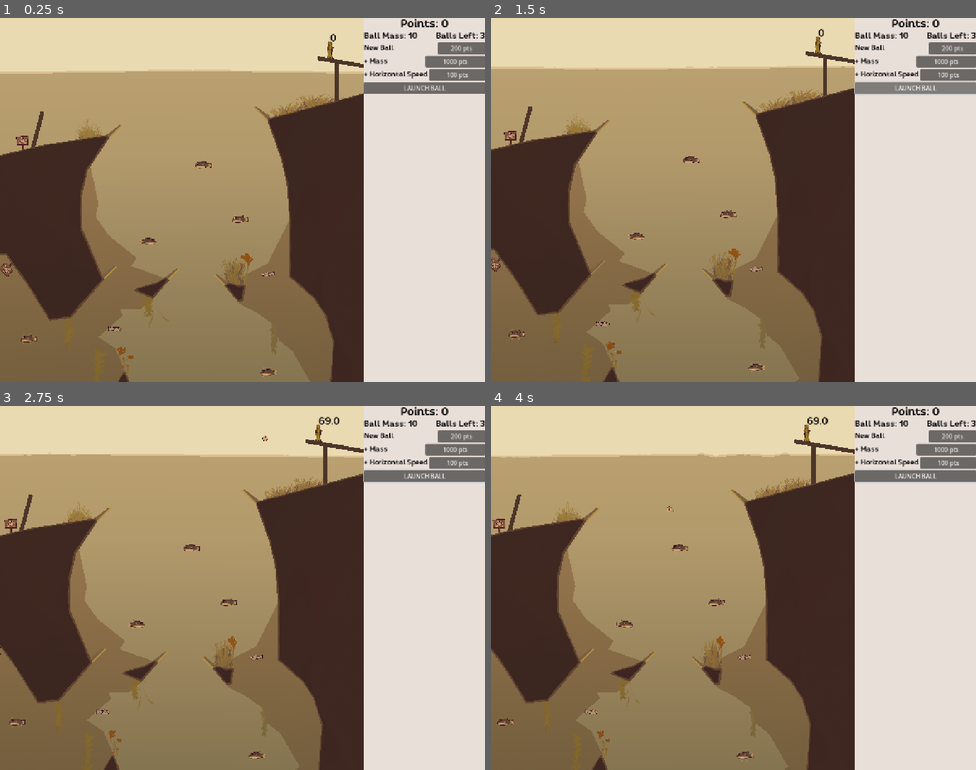
Above: before the commit, frames 1-4 (two rows, left to right).
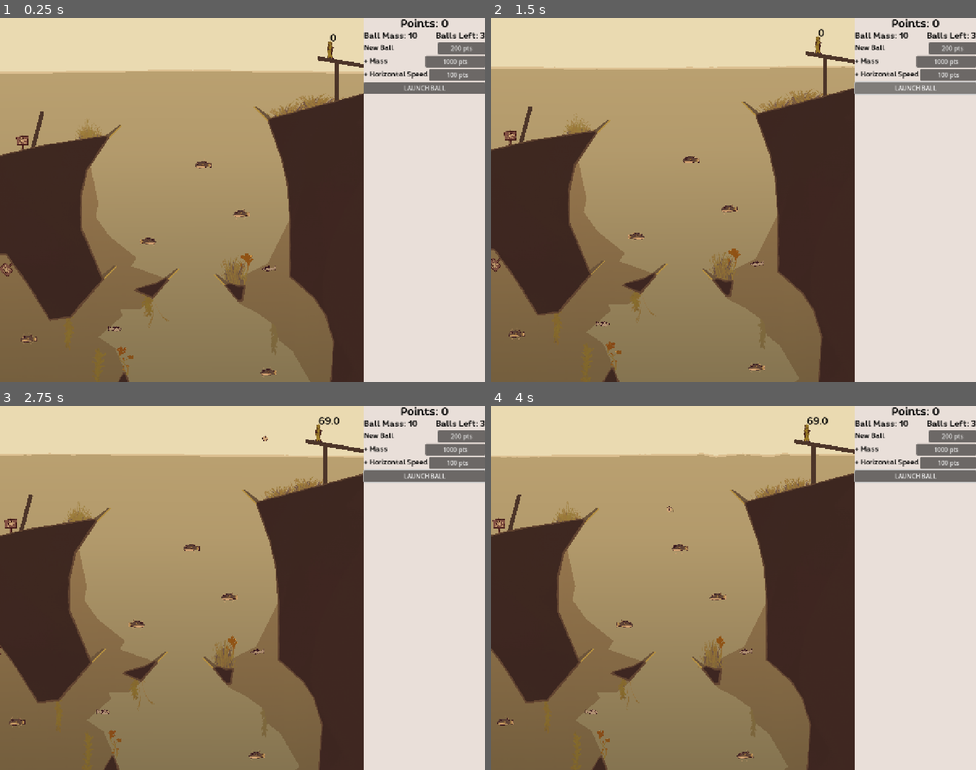
Above: after the commit, the same moments.

Repository: AlexSabetti/pinballgamedanglingpointers
Game: Godot game, scene res://Scenes/Levels/dev_level.tscn
Same seed, same stepped clock (60 frames per second), same inputs: the game is played once before the commit and once after it.
Inputs (mouse positions are in pixels of both pictures, inside the frame that each line leads up to):
- Up to frame 1 (0.25 s): no input
- Up to frame 2 (1.5 s): click "LAUNCH BALL" at 0.5 s; click "LAUNCH BALL" at 1.25 s
- Up to frame 3 (2.75 s): tap Enter (ui_accept) at 2, 2.27 s; move the mouse to (349, 569) at 2.02 s; hold D (move_right) from 2.03 s (still down); right-click (349, 569) at 2.1 s
- Up to frame 4 (4 s): move the mouse to (636, 606) at 2.77 s; release D (move_right) at 2.78 s; hold A (move_left) 2.78-3.53 s; tap R (return_ball) at 2.85 s; tap Enter (ui_accept) at 3.02 s; move the mouse to (782, 507) at 3.52 s; hold D (move_right) from 3.53 s (still down); right-click (782, 507) at 3.6 s

The runs differ from the first frame. In frame 1, 0.2% of the frame differs, in the area x 0-57%, y 32-71%; in frame 2, 0.2%, in the area x 0-57%, y 30-70%; in frame 3, 0.2%; in frame 4, 0.2%.

Commit message:
added ambient underwater sounds
I added ambient underwater sounds

Diff:
--- a/Scenes/Entities/collectable.tscn
+++ b/Scenes/Entities/collectable.tscn
@@ -24,10 +24,6 @@
 collision_mask = 2
 script = ExtResource("1_yicvy")
 idleSpriteFrames = ExtResource("4_nayn7")
-flip_sprite_horizontally = null
-respawn_time = null
-collision_capsule_radius = null
-collision_capsule_height = null
 
 [node name="CollisionShape2D" type="CollisionShape2D" parent="."]
 position = Vector2(0, -3.8147e-06)
--- a/Scenes/Entities/paddle.tscn
+++ b/Scenes/Entities/paddle.tscn
@@ -45,7 +45,9 @@
 mesh = SubResource("SphereMesh_siir1")
 
 [node name="RightPaddlePoly" type="Polygon2D" parent="Origin/RigidBody2D"]
+visible = false
 clip_children = 2
+color = Color(0.881937, 0.881937, 0.881937, 1)
 texture = ExtResource("3_uj2xe")
 polygon = PackedVector2Array(0, -8, 64, -8, 59, 0, 0, 8, -8, 0)
 
@@ -55,7 +57,9 @@
 polygon = PackedVector2Array(0, 10, 62, 10, 64, 6, 0, 6)
 
 [node name="LeftPaddlePoly" type="Polygon2D" parent="Origin/RigidBody2D"]
+visible = false
 clip_children = 2
+color = Color(0.882353, 0.882353, 0.882353, 1)
 texture = ExtResource("3_uj2xe")
 polygon = PackedVector2Array(0, -8, 59, 0, 64, 8, 0, 8, -8, 0)
 
--- a/Scenes/Levels/dev_level.tscn
+++ b/Scenes/Levels/dev_level.tscn
@@ -21,6 +21,7 @@
 [ext_resource type="Texture2D" uid="uid://h5xaii5b01rn" path="res://Resources/Textures/Sprites/Reeds2_b1.png" id="13_kaktk"]
 [ext_resource type="Texture2D" uid="uid://cr84gnmxdj4jc" path="res://Resources/Textures/Sprites/Reeds1_a1.png" id="13_qxfwy"]
 [ext_resource type="Texture2D" uid="uid://dnkpvg165c0b7" path="res://Resources/Textures/Sprites/SeaWeeds2_b1.png" id="13_vgw4k"]
+[ext_resource type="Material" uid="uid://7f3ychffrmmt" path="res://Resources/Shaders/SM_Wobble.tres" id="14_pjrf1"]
 [ext_resource type="Texture2D" uid="uid://ba1tbvsj0loda" path="res://Resources/Textures/Sprites/SeaWeeds1_a1.png" id="16_gy3wk"]
 [ext_resource type="PackedScene" uid="uid://b4r1olpwnewxr" path="res://Scenes/Entities/ball_launcher.tscn" id="16_jioky"]
 [ext_resource type="Texture2D" uid="uid://cbxiu77qbhkf8" path="res://Resources/Textures/Sprites/DeathSign_a1.png" id="17_hxoqt"]
@@ -29,6 +30,7 @@
 [ext_resource type="Script" uid="uid://rimwsdd30id1" path="res://Scripts/PolygonOutline.gd" id="20_pjpdp"]
 [ext_resource type="Material" uid="uid://de1yuqmsp7g5w" path="res://Resources/Shaders/SM_LineWobble.tres" id="21_vkjbn"]
 [ext_resource type="Texture2D" uid="uid://cypk54ev7p6xo" path="res://Resources/Textures/Sprites/PencileLine1_c1.png" id="30_pjrf1"]
+[ext_resource type="AudioStream" uid="uid://cdshpcwy5cvum" path="res://Resources/Sounds/UnderwaterAmbience_loop.wav" id="31_bp8uw"]
 
 [sub_resource type="ShaderMaterial" id="ShaderMaterial_gy3wk"]
 shader = ExtResource("1_wci8a")
@@ -40,7 +42,7 @@
 size = Vector2(916.25, 919.5)
 
 [sub_resource type="RectangleShape2D" id="RectangleShape2D_pjrf1"]
-size = Vector2(348.25, 1994.5)
+size = Vector2(260.25, 1994.5)
 
 [sub_resource type="RectangleShape2D" id="RectangleShape2D_bp8uw"]
 size = Vector2(280.5, 1986.5)
@@ -244,23 +246,27 @@
 polygon = PackedVector2Array(0, 0, 2144, 0, 2144, 3376, 0, 3376)
 
 [node name="Sprite2D" type="Sprite2D" parent="."]
+material = ExtResource("14_pjrf1")
 position = Vector2(-16, 348)
 scale = Vector2(0.114176, 0.114176)
 texture = ExtResource("17_hxoqt")
 
 [node name="Sprite2D2" type="Sprite2D" parent="."]
+material = ExtResource("14_pjrf1")
 position = Vector2(-60, 720)
 rotation = -2.35619
 scale = Vector2(0.114176, 0.114176)
 texture = ExtResource("17_hxoqt")
 
 [node name="Sprite2D3" type="Sprite2D" parent="."]
+material = ExtResource("14_pjrf1")
 position = Vector2(-648, 1920)
 rotation = -0.261799
 scale = Vector2(0.114176, 0.114176)
 texture = ExtResource("17_hxoqt")
 
 [node name="Sprite2D4" type="Sprite2D" parent="."]
+material = ExtResource("14_pjrf1")
 position = Vector2(-640, 976)
 rotation = 0.261799
 scale = Vector2(0.114176, 0.114176)
@@ -435,7 +441,7 @@
 position = Vector2(-846, 1760)
 
 [node name="CollisionShape2D" parent="Entities/DeathVolume4" index="0"]
-position = Vector2(95.875, -66.75)
+position = Vector2(51.875, -66.75)
 shape = SubResource("RectangleShape2D_pjrf1")
 
 [node name="DeathVolume5" parent="Entities" instance=ExtResource("5_qxfwy")]
@@ -537,7 +543,7 @@
 position = Vector2(512, 416)
 
 [node name="Bumper4" parent="Entities" instance=ExtResource("3_5de3p")]
-position = Vector2(620, 576)
+position = Vector2(624, 560)
 
 [node name="Bumper3" parent="Entities" instance=ExtResource("3_5de3p")]
 position = Vector2(704, 1024)
@@ -555,63 +561,45 @@
 [node name="Bumper7" parent="Entities" instance=ExtResource("3_5de3p")]
 position = Vector2(128, 2048)
 flip_sprite_horizontally = true
+
+[node name="Bumper9" parent="Entities" instance=ExtResource("3_5de3p")]
+position = Vector2(736, 2208)
 
 [node name="Collectable" parent="Entities" instance=ExtResource("8_2yaf2")]
 position = Vector2(256, 896)
 flip_sprite_horizontally = true
 point_value = 20
-respawn_time = 5.0
-collision_capsule_radius = 3.0
-collision_capsule_height = 10.0
 
 [node name="Collectable5" parent="Entities" instance=ExtResource("8_2yaf2")]
 position = Vector2(-224, 1472)
 flip_sprite_horizontally = true
 point_value = 20
-respawn_time = 5.0
-collision_capsule_radius = 3.0
-collision_capsule_height = 10.0
 
 [node name="Collectable7" parent="Entities" instance=ExtResource("8_2yaf2")]
 position = Vector2(152, 1420)
-flip_sprite_horizontally = false
 point_value = 20
-respawn_time = 5.0
-collision_capsule_radius = 3.0
-collision_capsule_height = 10.0
 
 [node name="Collectable8" parent="Entities" instance=ExtResource("8_2yaf2")]
 position = Vector2(484, 1185)
 flip_sprite_horizontally = true
 point_value = 20
-respawn_time = 5.0
-collision_capsule_radius = 3.0
-collision_capsule_height = 10.0
 
 [node name="Collectable6" parent="Entities" instance=ExtResource("8_2yaf2")]
-position = Vector2(704, 736)
-flip_sprite_horizontally = false
+position = Vector2(708, 720)
 point_value = 20
-respawn_time = 5.0
-collision_capsule_radius = 3.0
-collision_capsule_height = 10.0
 
 [node name="Collectable2" parent="Entities" instance=ExtResource("8_2yaf2")]
 position = Vector2(-64, 1088)
 idleSpriteFrames = ExtResource("11_v1g1s")
-flip_sprite_horizontally = false
 point_value = 40
 respawn_time = 8.0
-collision_capsule_radius = 3.0
 collision_capsule_height = 15.0
 
 [node name="Collectable4" parent="Entities" instance=ExtResource("8_2yaf2")]
 position = Vector2(896, 1984)
 idleSpriteFrames = ExtResource("11_v1g1s")
-flip_sprite_horizontally = false
 point_value = 40
 respawn_time = 8.0
-collision_capsule_radius = 3.0
 collision_capsule_height = 15.0
 
 [node name="Collectable3" parent="Entities" instance=ExtResource("8_2yaf2")]
@@ -620,7 +608,14 @@
 flip_sprite_horizontally = true
 point_value = 40
 respawn_time = 8.0
-collision_capsule_radius = 3.0
+collision_capsule_height = 15.0
+
+[node name="Collectable9" parent="Entities" instance=ExtResource("8_2yaf2")]
+position = Vector2(-540, 1728)
+idleSpriteFrames = ExtResource("11_v1g1s")
+flip_sprite_horizontally = true
+point_value = 40
+respawn_time = 8.0
 collision_capsule_height = 15.0
 
 [node name="Geometry" type="Node2D" parent="."]
@@ -749,7 +744,7 @@
 [node name="StaticPolygon2D2" type="StaticBody2D" parent="Geometry"]
 
 [node name="CollisionPolygon2D" type="CollisionPolygon2D" parent="Geometry/StaticPolygon2D2"]
-polygon = PackedVector2Array(-136, 399, 37.2097, 357.301, 23 …(139 unchanged characters)… -352, 871, -512, 831, -584, 823, -672, 839, -664, 855, -680, 863, -768, 831, -768, 575, -512, 511, -384, 447)
+polygon = PackedVector2Array(-136, 399, 37.2097, 357.301, 23 …(139 unchanged characters)… -352, 871, -512, 831, -584, 823, -672, 815, -664, 855, -680, 863, -768, 831, -768, 575, -512, 511, -384, 447)
 
 [node name="Polygon2D" type="Polygon2D" parent="Geometry/StaticPolygon2D2"]
 clip_children = 2
@@ -757,7 +752,7 @@
 texture_repeat = 2
 color = Color(0.508179, 0.412095, 0.492895, 1)
 texture = ExtResource("9_6nybb")
-polygon = PackedVector2Array(-136, 399, 37.2097, 357.301, 23 …(139 unchanged characters)… -352, 871, -512, 831, -584, 823, -672, 839, -664, 855, -680, 863, -768, 831, -768, 575, -512, 511, -384, 447)
+polygon = PackedVector2Array(-136, 399, 37.2097, 357.301, 23 …(139 unchanged characters)… -352, 871, -512, 831, -584, 823, -672, 815, -664, 855, -680, 863, -768, 831, -768, 575, -512, 511, -384, 447)
 script = ExtResource("20_pjpdp")
 outline_color = Color(1, 1, 1, 1)
 outline_width = 32.0
@@ -852,14 +847,14 @@
 position = Vector2(-16, 95)
 
 [node name="CollisionPolygon2D" type="CollisionPolygon2D" parent="Geometry/StaticPolygon2D7"]
-polygon = PackedVector2Array(-432, 1744, -496, 1688, -496, 1680, -368, 1632, -240, 1528, -144, 1608, 16, 1680, 16, 1704, -48, 1760, -112, 1824, -176, 1944, -264, 1864, -344, 1784)
+polygon = PackedVector2Array(-432, 1744, -480, 1696, -488, 1672, -368, 1632, -240, 1528, -144, 1608, 16, 1680, 16, 1704, -48, 1760, -112, 1824, -176, 1944, -264, 1864, -344, 1784)
 
 [node name="Polygon2D" type="Polygon2D" parent="Geometry/StaticPolygon2D7"]
 clip_children = 2
 texture_repeat = 2
 color = Color(0.509804, 0.411765, 0.494118, 1)
 texture = ExtResource("9_6nybb")
-polygon = PackedVector2Array(-432, 1744, -496, 1688, -496, 1680, -368, 1632, -240, 1528, -144, 1608, 16, 1680, 16, 1704, -48, 1760, -112, 1824, -176, 1944, -264, 1864, -344, 1784)
+polygon = PackedVector2Array(-432, 1744, -480, 1696, -488, 1672, -368, 1632, -240, 1528, -144, 1608, 16, 1680, 16, 1704, -48, 1760, -112, 1824, -176, 1944, -264, 1864, -344, 1784)
 script = ExtResource("20_pjpdp")
 outline_color = Color(1, 1, 1, 1)
 outline_width = 32.0
@@ -919,6 +914,13 @@
 outline_width = 32.0
 outline_material = ExtResource("21_vkjbn")
 fill_texture = ExtResource("30_pjrf1")
+
+[node name="AudioStreamPlayer2D" type="AudioStreamPlayer2D" parent="."]
+position = Vector2(512, 2560)
+stream = ExtResource("31_bp8uw")
+volume_db = -10.0
+autoplay = true
+panning_strength = 0.5
 
 [editable path="Water2d"]
 [editable path="BG_Water2d"]
--- a/Systems/SoundManagement/SoundManager2D.tscn
+++ b/Systems/SoundManagement/SoundManager2D.tscn
@@ -71,7 +71,7 @@
 
 [node name="AudioStreamPlayer2D" type="AudioStreamPlayer2D" parent="SQ_slip"]
 stream = ExtResource("8_bpljn")
-volume_db = 0.5
+volume_db = 1.0
 
 [node name="SQ_splash" parent="." instance=ExtResource("3_q1dqv")]
 count = 2
Not shown, added: Resources/Sounds/UnderwaterAmbience_loop.wav.import
Not shown: 1 places in Scenes/Levels/dev_level.tscn that only renumber resources
Not shown, added: Resources/Sounds/UnderwaterAmbience_loop.wav
